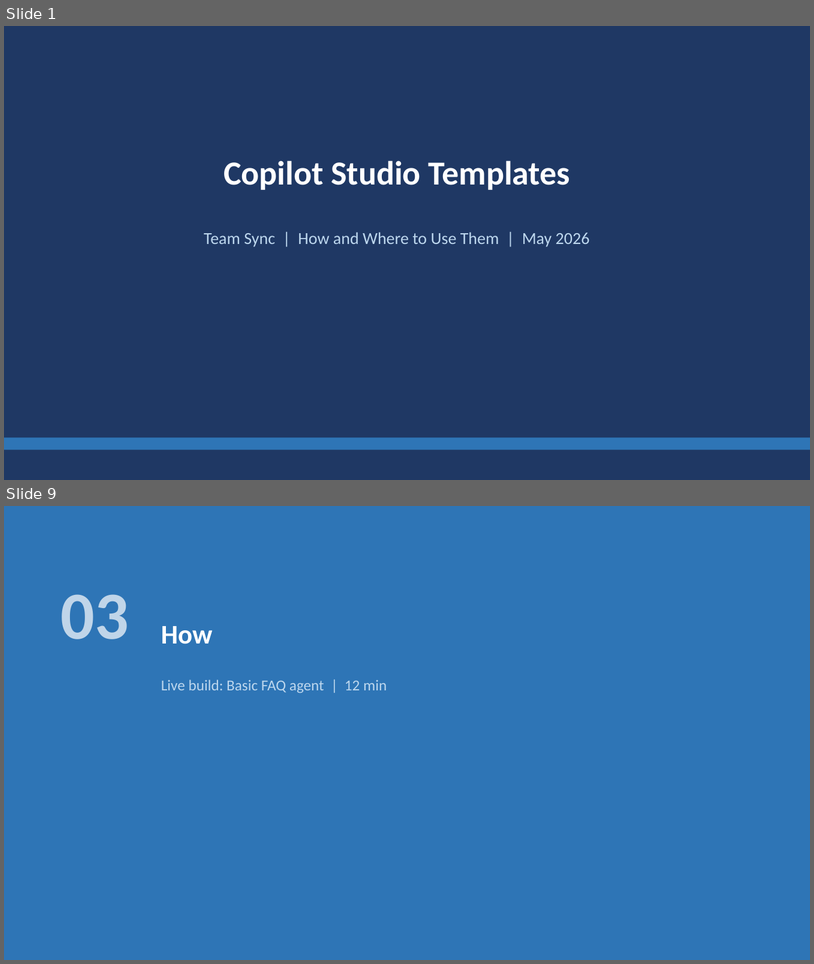
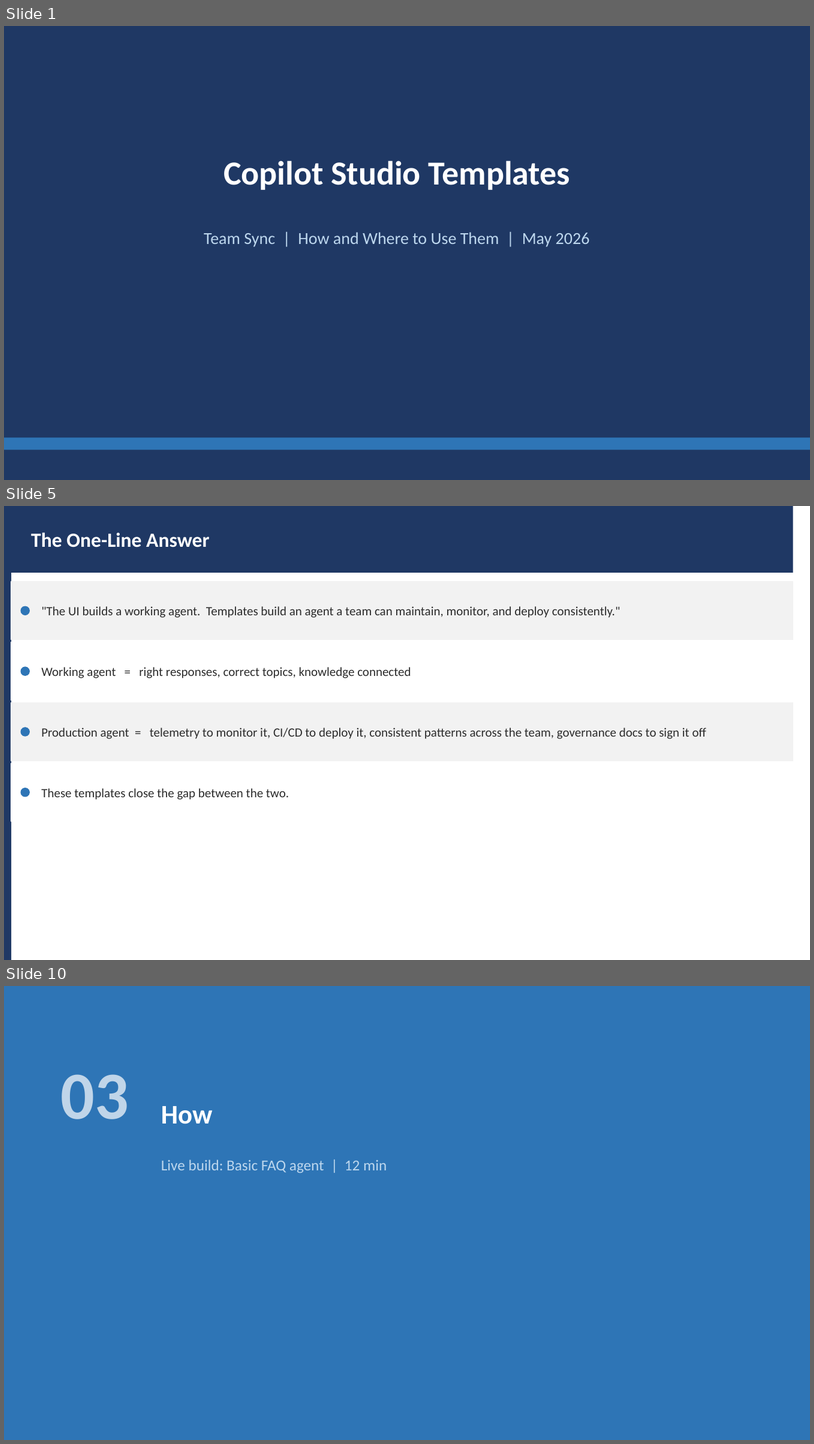
Before and after one commit to ramyabhargavi-p/copilot-studio-templates, a slide deck: docs/demo-prep-presentation.pptx. Shown one above the other, each under a label of ours: slides 1 and 9 before the commit, slides 1, 5 and 10 after it; the slides between them are not shown. The pictures are 814x964 and 814x1444 pixels, drawn with LibreOffice and Linux fonts; fonts in the diff are those of the drawing. Boxes give left, top, right and bottom in pixels: in the first picture for what was removed or moved away, otherwise in the second. Text is boxed around its words. In the diff, an @@ line names an element or a change of style, - is before the commit and + after.

```diff
--- a/docs/demo-prep-presentation.pptx
+++ b/docs/demo-prep-presentation.pptx
@@ slide 5 added at bbox=[4, 506, 810, 960], background #FFFFFF @@
@@ rectangle added at bbox=[4, 506, 11, 960], fill #1F3864 @@
@@ rectangle added at bbox=[11, 506, 794, 573], fill #1F3864 @@
@@ text added at bbox=[31, 532, 209, 547], 24 pt, text #FFFFFF, bold @@
+The One-Line Answer
@@ rectangle added at bbox=[11, 582, 794, 640], fill #F2F2F2, outline #F2F2F2 1 pt @@
@@ ellipse added at bbox=[21, 606, 29, 615], fill #2E75B6, outline #2E75B6 1 pt @@
@@ text added at bbox=[41, 606, 620, 618], 15 pt, text #2C2C2C @@
+"The UI builds a working agent. Templates build an agent a team can maintain, monitor, and deploy consistently."
@@ rectangle added at bbox=[11, 642, 794, 700], fill #FFFFFF, outline #FFFFFF 1 pt @@
@@ ellipse added at bbox=[21, 667, 29, 675], fill #2E75B6, outline #2E75B6 1 pt @@
@@ text added at bbox=[41, 667, 411, 678], 15 pt, text #2C2C2C @@
+Working agent = right responses, correct topics, knowledge connected
@@ rectangle added at bbox=[11, 703, 794, 760], fill #F2F2F2, outline #F2F2F2 1 pt @@
@@ ellipse added at bbox=[21, 727, 29, 736], fill #2E75B6, outline #2E75B6 1 pt @@
@@ text added at bbox=[41, 727, 707, 739], 15 pt, text #2C2C2C @@
+Production agent = telemetry to monitor it, CI/CD to deploy it, consistent patterns across the team, governance docs to sign it off
@@ rectangle added at bbox=[11, 763, 794, 821], fill #FFFFFF, outline #FFFFFF 1 pt @@
@@ ellipse added at bbox=[21, 788, 29, 796], fill #2E75B6, outline #2E75B6 1 pt @@
@@ text added at bbox=[41, 788, 289, 799], 15 pt, text #2C2C2C @@
+These templates close the gap between the two.
@@ what was slide 9 is now slide 10 @@
```
Also in this commit, not shown: 5 slides changed, 4 other slides added, 3 slides removed, 1 other file.
